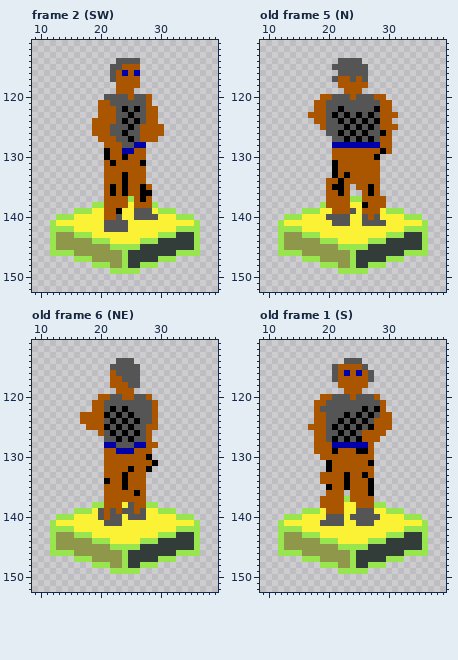
Two versions of one pixel-art file, src/ART/Joe.aseprite. Above: the version before the commit.
300x200 pixels, 24 frames. Shown: frame 2 (SW): x 9..39, y 111..152; old frame 5 (N): x 9..39, y 111..152; old frame 6 (NE): x 9..39, y 111..152; old frame 1 (S): x 9..39, y 111..152. The commit also changed other frames, which this record leaves out.
The same view after the edit:
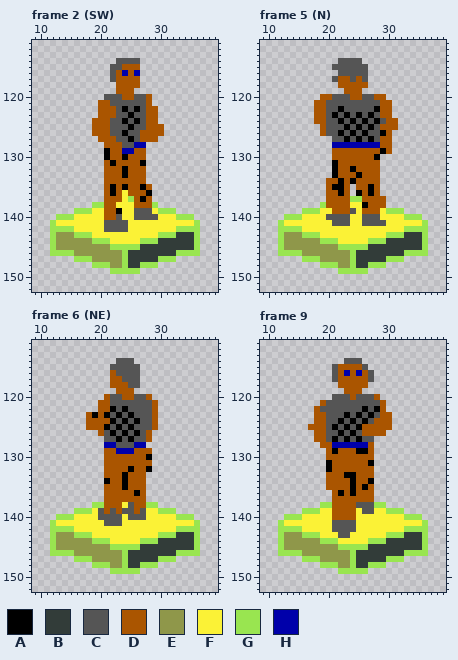
Palette (. is transparent): A #000000  B #323c39  C #555555  D #aa5500  E #8f974a  F #fbf236  G #99e550  H #0000aa
A new or re-ordered frame is compared with the old frame closest to it.
Changes in this commit:
frames 24 -> 27
Changed rows in their new state; - is an unchanged pixel.
Frame 2 (SW), layer "Stand":
first column x 24:
120 D
first column x 22:
124 C-----
125 -----C
first column x 23:
132 -A---
134 -D---
136 -F--D
137 -F---
138 FF---
Frame 5 (N) is new; against old frame 5 (N), layer "Stand":
first column x 17:
120 --------D------
123 .-------------.
124 ------------C-D
126 --D------------
first column x 23:
132 -A-
133 D-A
134 -A-
136 --A
first column x 27:
140 C
Frame 6 (NE) is new; against old frame 6 (NE), layer "Stand":
first column x 17:
120 ---.---------
121 --.-D--------
122 --.-D--------
123 .-A----------
124 .---D--------
125 -----------C-
128 -----------..
131 ------------.
first column x 21:
140 C
Frame 9 is new; against old frame 1 (S), layer "Stand":
first column x 18:
120 -..
121 .--
first column x 18:
125 --------DD-
127 --------CC.
128 .----------
129 ..---------
130 -.---------
133 -.----A-D--
134 -.---DA----
135 --D--DA-AD-
136 --.-ADA--D-
137 -..--D-----
138 -GG--DDCCC-
139 --F--DDF---
140 --FDDDDFFFF
141 -FF--CCFFF-
142 ---CCCC----
143 ----CC-----
